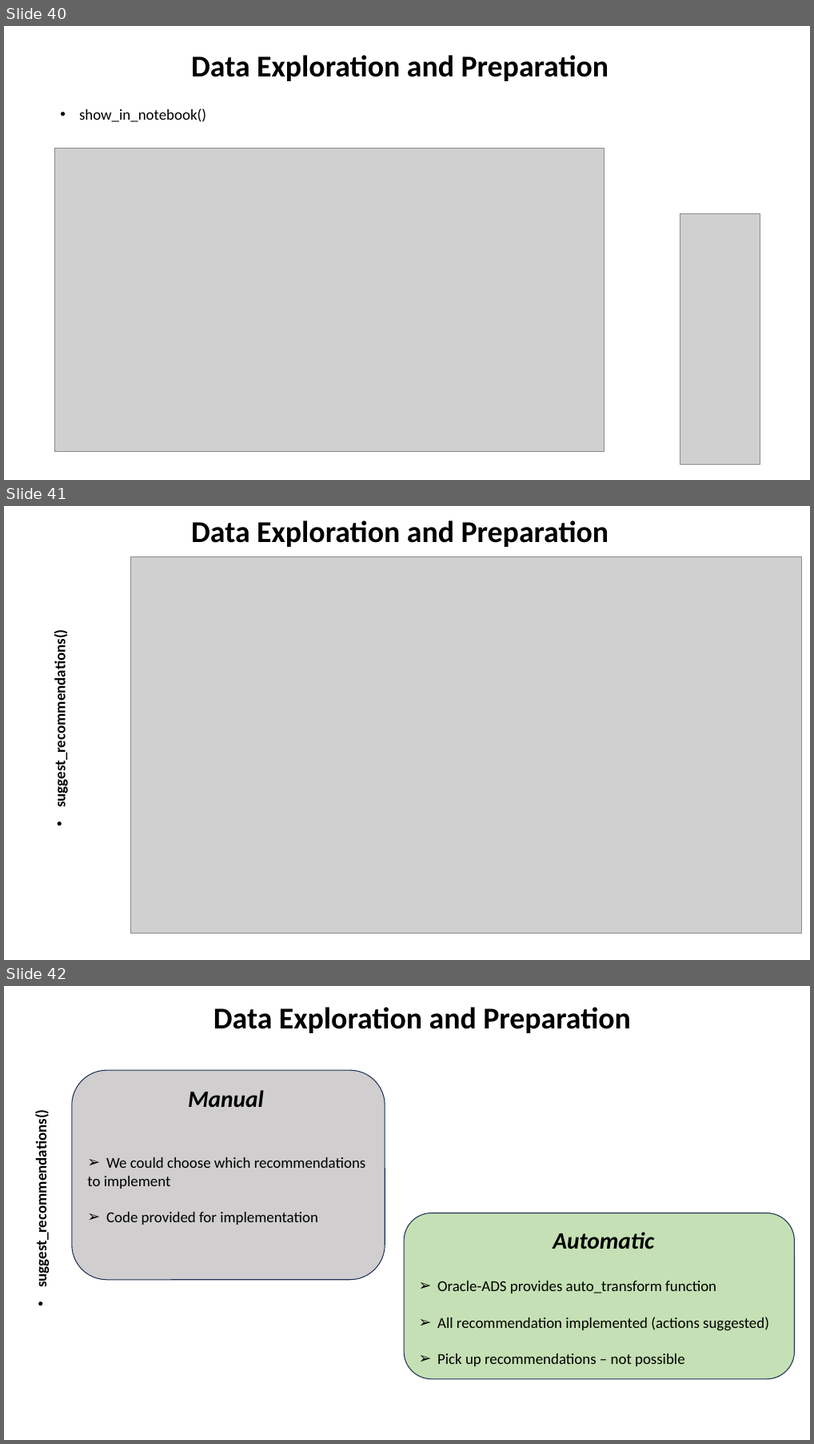
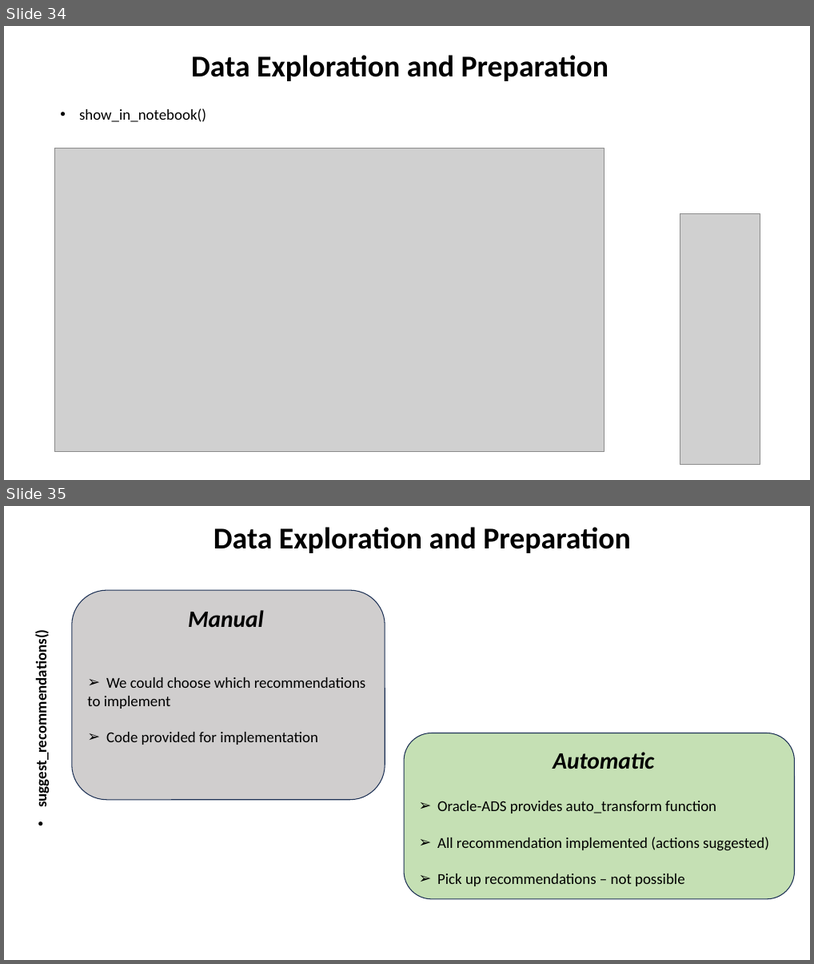
Before and after one commit to zizu1985/UKOUG_Discover_2026, a slide deck: What_Shapes_Prices_In_Airbnb_OCI_ADS.pptx. Shown one above the other, each under a label of ours: slides 40, 41 and 42 before the commit, slides 34 and 35 after it. The pictures are 814x1444 and 814x964 pixels, drawn with LibreOffice and Linux fonts; fonts in the diff are those of the drawing; grey boxes stand for pictures. Boxes give left, top, right and bottom in pixels: in the first picture for what was removed or moved away, otherwise in the second. Text is boxed around its words. In the diff, an @@ line names an element or a change of style, - is before the commit and + after.

```diff
--- a/What_Shapes_Prices_In_Airbnb_OCI_ADS.pptx
+++ b/What_Shapes_Prices_In_Airbnb_OCI_ADS.pptx
@@ slide 41 removed at [4,506,810,960], background #FFFFFF @@
@@ title removed at [191,520,610,547] @@
-Data Exploration and Preparation
@@ picture removed at [130,556,802,932] @@
@@ text removed at [51,647,70,802] @@
-• suggest_recommendations()
@@ what was slide 40 is now slide 34 @@
@@ what was slide 42 is now slide 35 @@
```
Also in this commit, not shown: 1 slide changed, 7 other slides removed.
